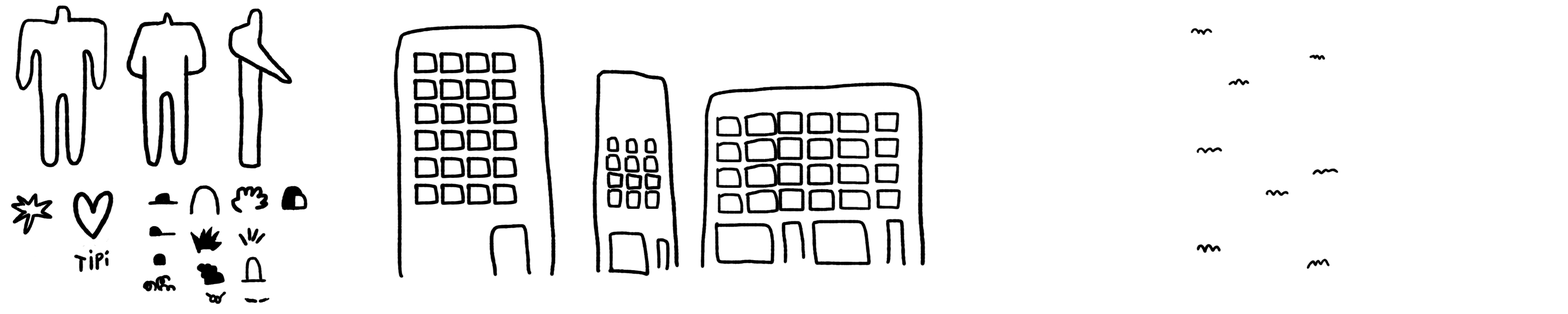
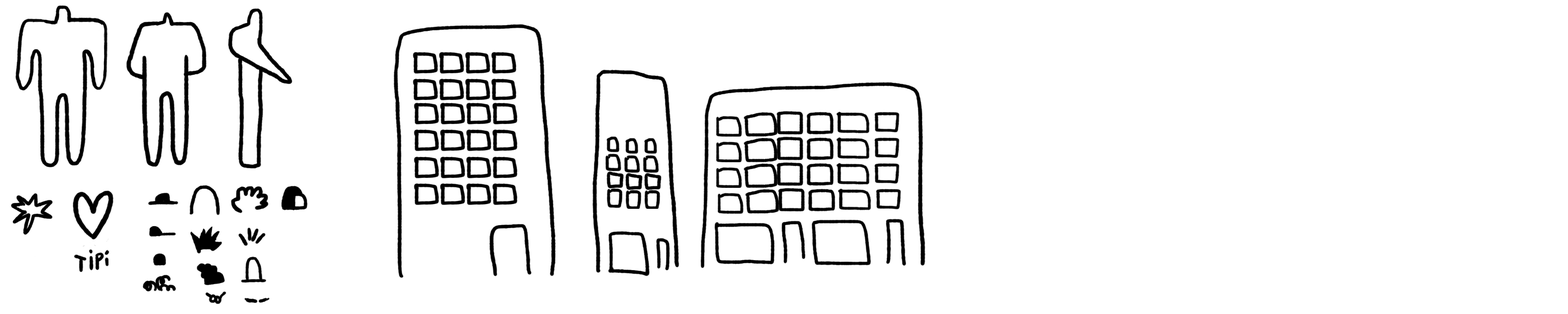
Comparing the layer stacks of the two 1568px x 314px images. Changes:
painted on "ground" over [left=1190, top=27, right=1339, bottom=269]
